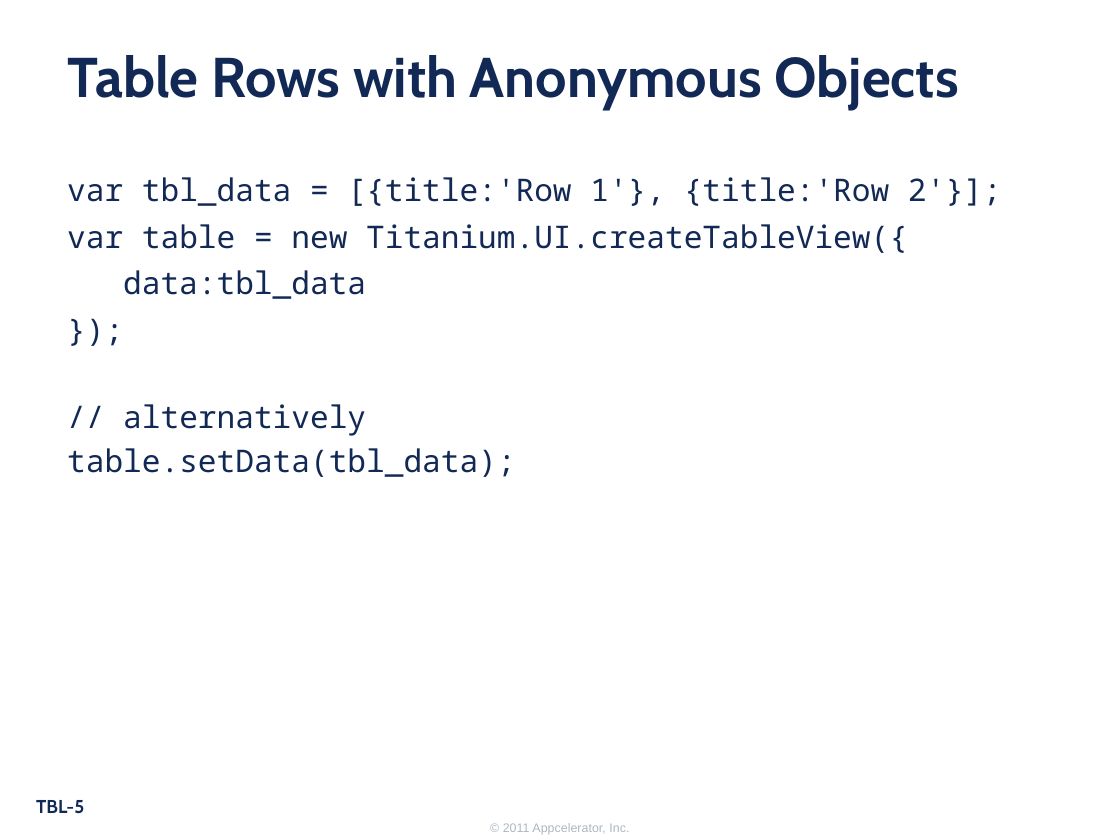
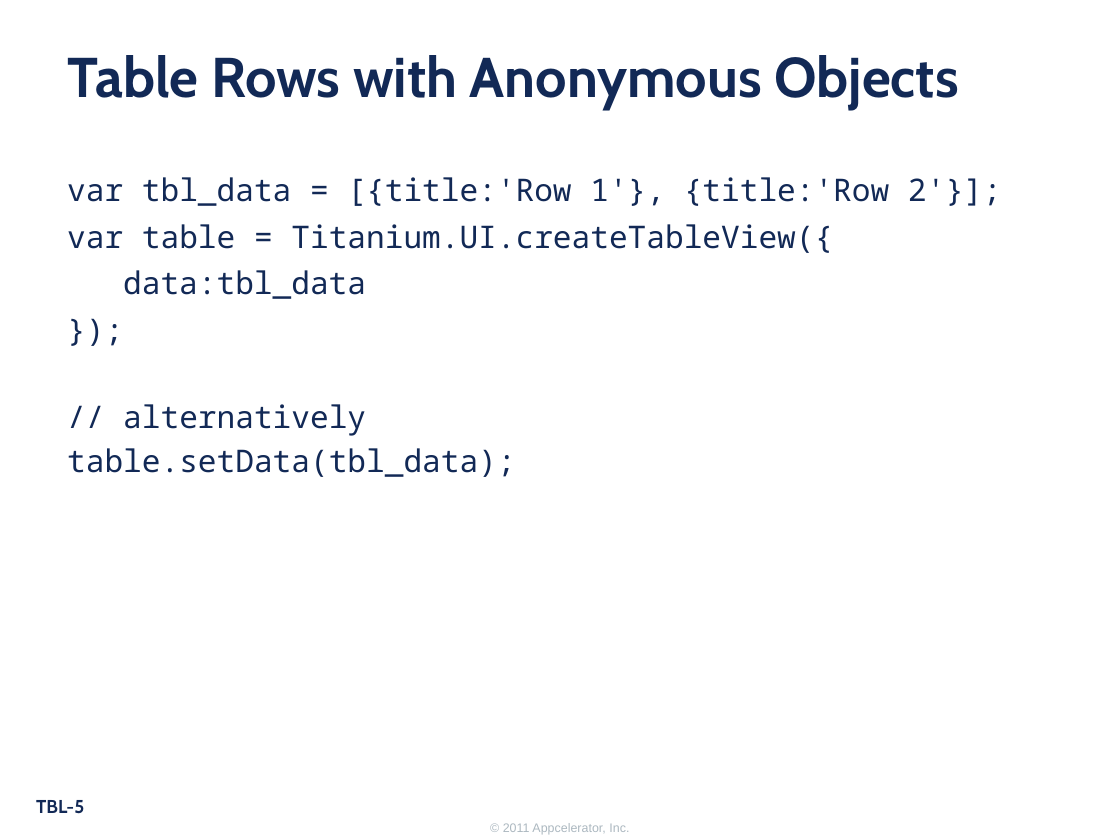
Before and after one commit to appcelerator-forks/appcelerator-training.tcmd_certification, a slide deck: slide 5 of 320.pptx. Drawn at 1120x840 pixels with LibreOffice and Linux fonts; fonts in the diff are those of the drawing; background and template pictures are left out. Boxes give left, top, right and bottom in pixels: in the first picture for what was removed or moved away, otherwise in the second. Text is boxed around its words. In the diff, an @@ line names an element or a change of style, - is before the commit and + after.

Commit message:
Fixed code errors on three slides
Word "new" included with table and row creation was removed as it's not correct to have it there.

```diff
--- a/320.pptx
+++ b/320.pptx
@@ text at (67, 224, 833, 253): text changed @@
-var table = new Titanium.UI.createTableView({
+var table = Titanium.UI.createTableView({
```
Also in this commit, not shown: 2 other slides changed.
